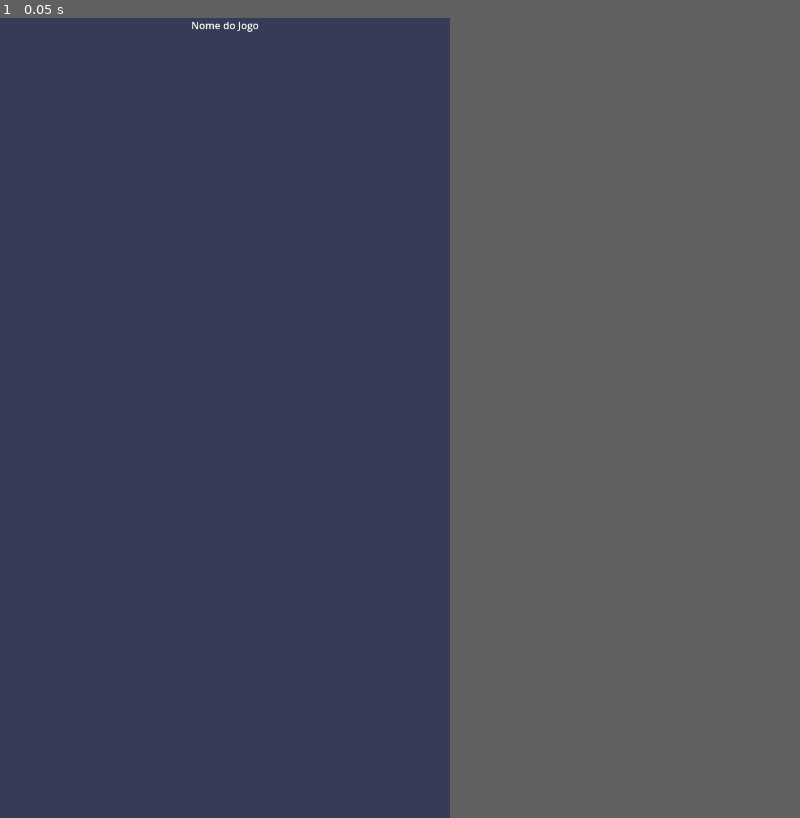
Above: before the commit, frame 1.
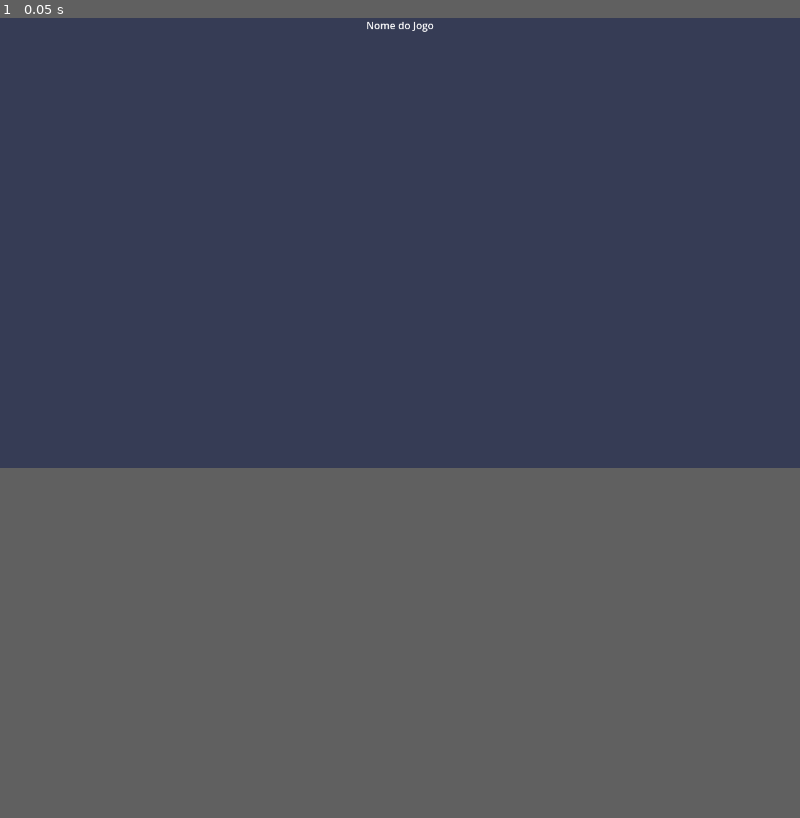
Above: after the commit, the same moment.

Repository: pauloBFalmeida/projetoProgramacaoAplicada
Game: Godot game, scene res://cenas/menus/menu_inicial.tscn
The game is run twice, just before and just after one commit, with the same random seed, the same clock (stepped at 60 frames per second) and the same inputs.
Inputs:
- Up to frame 1 (0.05 s): no input
In our replay, the window is 450x800 before the commit and 800x450 after it. These sizes can differ from the game's own. Grey fills any space a smaller window leaves; there, only what the larger window draws over its background counts as a difference.

The runs differ from the first frame. In frame 1, less than 0.1% of the frame differs, in the area x 24-55%, y 0-2%.

Commit message:
refactor: troca para proporção da tela para pc

Diff:
--- a/projetoGodot/minha_toca_minha_vida/project.godot
+++ b/projetoGodot/minha_toca_minha_vida/project.godot
@@ -18,8 +18,8 @@
 
 [display]
 
-window/size/viewport_width=720
-window/size/viewport_height=1280
+window/size/viewport_width=1280
+window/size/viewport_height=720
 window/size/extend_to_title=true
 window/stretch/mode="viewport"
 window/stretch/aspect="expand"
